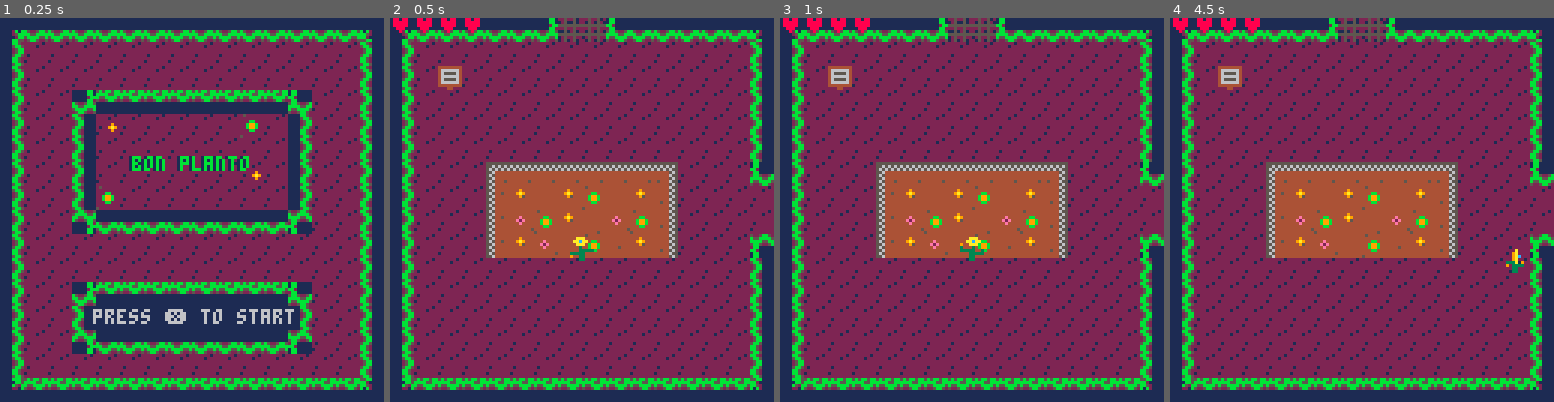
Above: before the commit, frames 1-4 (left to right).
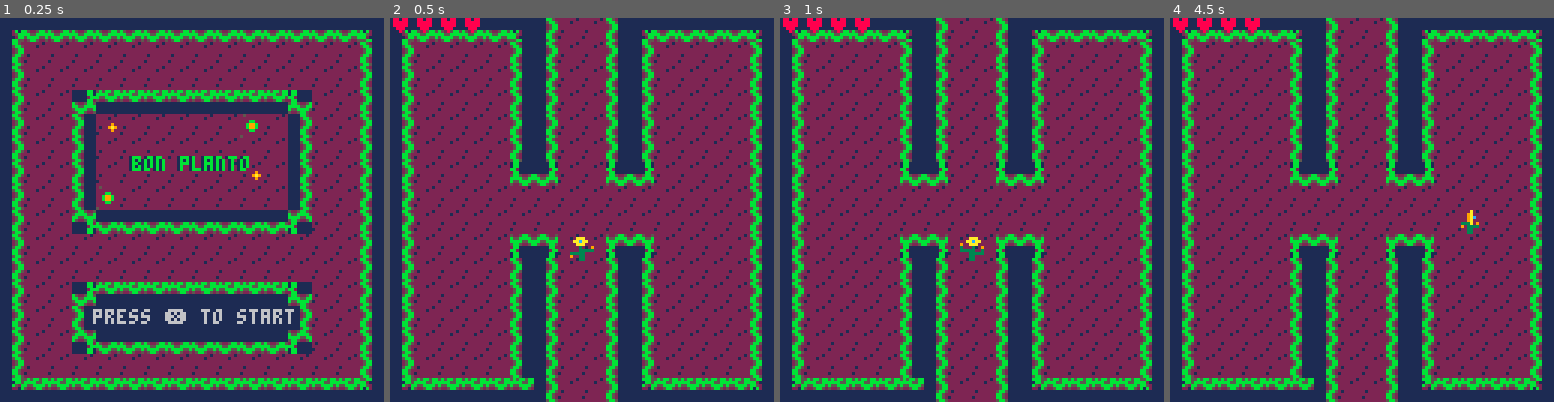
Above: after the commit, the same moments.

Repository: acwright/PICO-8
Game: PICO-8 cartridge ldjam/ldjam.p8
Two runs of this game, one before a commit and one after it. Both use one fixed random seed, a clock stepped at 60 frames per second and the inputs below.
Inputs:
- Up to frame 1 (0.25 s): no input
- Up to frame 2 (0.5 s): tap X (X key) at 0.33 s
- Up to frame 3 (1 s): tap O (Z key) at 0.7 s
- Up to frame 4 (4.5 s): tap X (X key) at 1.07, 1.85, 2.97, 4.08 s; hold Right 1.6-2.1 s; tap O (Z key) every 0.4 s from 1.7 to 4.1 s; hold Up 2.15-2.42 s; hold Right 2.47-3.03 s; hold Left 3.08-3.58 s; hold Down 3.63-3.97 s; hold Right from 4.02 s (still down)

Frame 1 is identical in both runs. In frame 2, 30% of the frame differs, in the area x 12-100%, y 0-100%; in frame 3, 30%; in frame 4, 31%.

Commit message:
Working on rooms

Diff:
--- a/ldjam/ldjam.p8
+++ b/ldjam/ldjam.p8
@@ -64,7 +64,7 @@
 
 function init_game()
 	rooms=init_rooms()
-	room=rooms[5]
+	room=rooms[67]
 
 	player=init_player()
 	game.update=update_game
@@ -923,7 +923,15 @@
 	local room_24=init_room(2,{23,25,nil,nil},{})
 	local room_25=init_room(2,{24,26,nil,nil},{})
 	local room_26=init_room(2,{25,27,nil,nil},{})
-	local room_27=init_room(8,{26,nil,nil,31},{})
+	local room_27=init_room(8,{26,nil,nil,31},{
+		init_item(0,7,6),
+		init_item(0,8,7),
+		init_item(7,7,38),
+		init_enemy(4,4,56,2),
+		init_enemy(11,11,56,1),
+		init_enemy(4,11,56,1),
+		init_enemy(11,4,56,1)
+	})
 	local room_28=init_room(0,{nil,nil,22,33},{
 		init_item(0,6,17),
 		init_item(0,7,17),
@@ -934,15 +942,26 @@
 		init_item(15,8,19),
 		init_item(15,9,19)
 	})
-	local room_29=init_room(13,{nil,nil,23,nil},{})
-	local room_30=init_room(12,{nil,nil,nil,37},{})
+	local room_29=init_room(13,{nil,nil,23,nil},{
+		init_powerup(10,10,48),
+		init_enemy(4,4,56,1),
+		init_enemy(11,4,56,1)
+	})
+	local room_30=init_room(12,{nil,nil,nil,37},{
+		init_enemy(6,6,56,1),
+		init_enemy(12,5,56,1)
+	})
 	local room_31=init_room(3,{nil,nil,27,39},{})
-	local room_32=init_room(12,{nil,nil,nil,41},{})
+	local room_32=init_room(12,{nil,nil,nil,41},{
+		init_enemy(3,8,56,1),
+		init_enemy(12,11,56,1)
+	})
 	local room_33=init_room(0,{nil,34,28,42},{
 		init_item(0,6,17),
 		init_item(0,7,17),
 		init_item(0,8,17),
-		init_item(0,9,17)
+		init_item(0,9,17),
+		init_enemy(8,8,56,1)
 	})
 	local room_34=init_room(2,{33,35,nil,nil},{})
 	local room_35=init_room(0,{34,36,nil,nil},{
@@ -964,7 +983,12 @@
 		init_item(15,6,19),
 		init_item(15,7,19),
 		init_item(15,8,19),
-		init_item(15,9,19)
+		init_item(15,9,19),
+		init_item(7,0,6),
+		init_item(8,0,7),
+		init_item(7,15,6),
+		init_item(8,15,7),
+		init_item(7,7,38)
 	})
 	local room_42=init_room(0,{nil,nil,33,47},{
 		init_item(0,6,17),
@@ -974,7 +998,8 @@
 		init_item(15,6,19),
 		init_item(15,7,19),
 		init_item(15,8,19),
-		init_item(15,9,19)
+		init_item(15,9,19),
+		init_enemy(6,10,56,2)
 	})
 	local room_43=init_room(3,{nil,nil,37,51},{})
 	local room_44=init_room(7,{nil,45,38,52},{})
@@ -987,16 +1012,23 @@
 		init_item(15,6,19),
 		init_item(15,7,19),
 		init_item(15,8,19),
-		init_item(15,9,19)
+		init_item(15,9,19),
+		init_item(7,15,6),
+		init_item(8,15,7),
+		init_boss(4,11,72,5)
 	})
 	local room_47=init_room(9,{nil,48,42,nil},{})
 	local room_48=init_room(2,{47,49,nil,nil},{})
 	local room_49=init_room(14,{48,nil,nil,nil},{})
-	local room_50=init_room(12,{nil,nil,nil,55},{})
+	local room_50=init_room(12,{nil,nil,nil,55},{
+		init_item(7,7,39)
+	})
 	local room_51=init_room(9,{nil,52,43,nil},{})
 	local room_52=init_room(10,{51,nil,44,nil},{})
 	local room_53=init_room(3,{nil,nil,45,58},{})
-	local room_54=init_room(13,{nil,nil,46,nil},{})
+	local room_54=init_room(13,{nil,nil,46,nil},{
+		init_collectable(7,7,52)
+	})
 	local room_55=init_room(9,{nil,56,50,nil},{})
 	local room_56=init_room(2,{55,57,nil,nil},{})
 	local room_57=init_room(2,{56,58,nil,nil},{})
@@ -1025,16 +1057,29 @@
 		init_item(0,6,17),
 		init_item(0,7,17),
 		init_item(0,8,17),
-		init_item(0,9,17)
+		init_item(0,9,17),
+		init_enemy(3,7,64,2),
+		init_enemy(9,2,64,2),
+		init_enemy(8,8,64,2)
 	})
 	local room_72=init_room(2,{71,73,nil,nil},{})
 	local room_73=init_room(0,{72,74,67,79},{
 		init_item(15,6,19),
 		init_item(15,7,19),
 		init_item(15,8,19),
-		init_item(15,9,19)
-	})
-	local room_74=init_room(13,{73,75,68,80},{})
+		init_item(15,9,19),
+		init_enemy(5,10,64,2),
+		init_enemy(10,10,64,2),
+		init_item(4,4,38),
+		init_item(7,15,6),
+		init_item(8,15,7)
+	})
+	local room_74=init_room(13,{73,75,68,80},{
+		init_enemy(3,7,64,2),
+		init_enemy(9,2,64,2),
+		init_enemy(8,8,64,2),
+		init_enemy(8,8,64,2)
+	})
 	local room_75=init_room(0,{74,76,69,81},{
 		init_item(0,6,17),
 		init_item(0,7,17),
